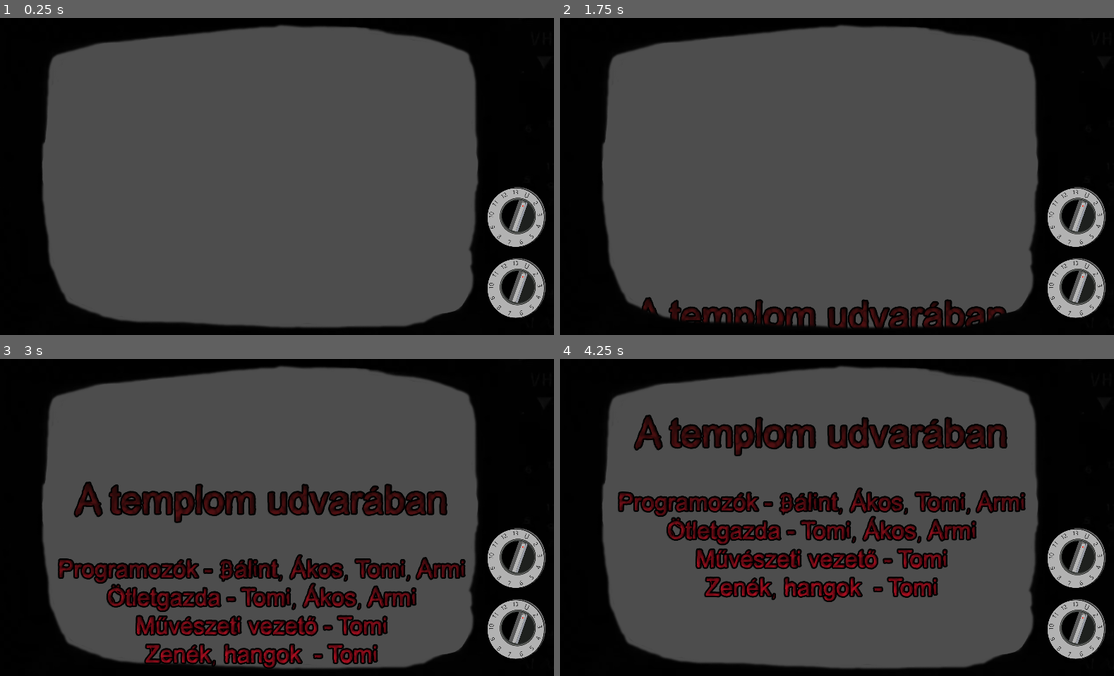
Above: before the commit, frames 1-4 (two rows, left to right).
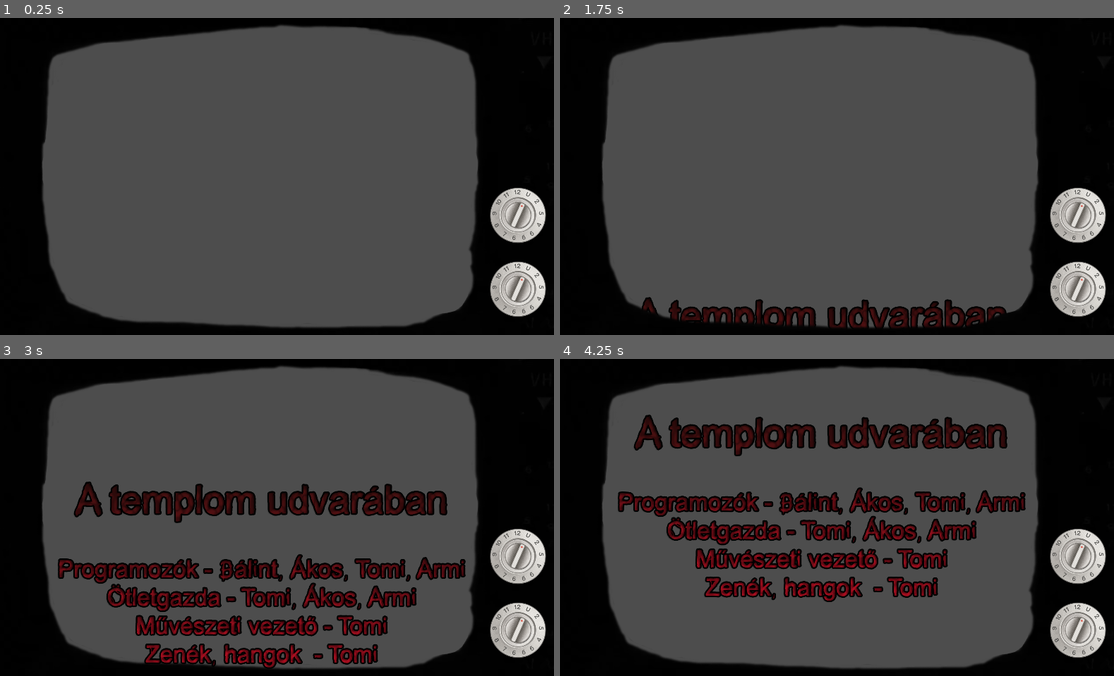
Above: after the commit, the same moments.

Repository: MotherFCKR54/The-Game
Game: Godot game, scene res://scenes/credits.tscn
Same seed, same stepped clock (60 frames per second), same inputs: the game is played once before the commit and once after it. This scene is started directly instead of the project's main scene. Video files are missing from this copy of the repository; at most half a second of black plays in their place.
Inputs (mouse positions are in pixels of both pictures, inside the frame that each line leads up to):
- Up to frame 1 (0.25 s): no input
- Up to frame 2 (1.75 s): click (1080, 214) at 0.5 s; click (1080, 287) at 1.25 s
- Up to frame 3 (3 s): move the mouse to (393, 501) at 2.02 s; hold D (Move_right) 2.03-2.75 s; click (393, 501) at 2.17 s; tap Space (Jump) at 2.27 s; drag from (160, 533) to (243, 580) at 2.77 s
- Up to frame 4 (4.25 s): move the mouse to (886, 447) at 3.52 s; hold A (Move_left) from 3.53 s (still down); click (886, 447) at 3.67 s

The runs differ from the first frame. In frame 1, 2.4% of the frame differs, in the area x 88-99%, y 53-95%; in frame 2, 2.4%; in frame 3, 2.4%; in frame 4, 2.4%.

Commit message:
tekerők
egymás agytekervényeinek a felvilágosítására

biztos sok ilyenre szó kerül majd

Diff:
--- a/the-game/scenes/credits.tscn
+++ b/the-game/scenes/credits.tscn
@@ -16,9 +16,9 @@
 [ext_resource type="AudioStream" uid="uid://hnhw6iitdklq" path="res://zenék/hattérrel.mp3" id="14_njlo3"]
 [ext_resource type="AudioStream" uid="uid://cc60cjyncqhkb" path="res://zenék/stablistahang.mp3" id="15_y6tyv"]
 [ext_resource type="Script" path="res://scenes/tekerogomb_1.gd" id="16_0r3wf"]
-[ext_resource type="Texture2D" uid="uid://b0ut7548a37yy" path="res://pictures/TEKERDCROP.png" id="17_cpthh"]
 [ext_resource type="Script" path="res://scenes/tekerogomb_2.gd" id="17_h2qmb"]
-[ext_resource type="Texture2D" uid="uid://fwwphrkpccpc" path="res://pictures/VANBELSEJEKONTORARMANDITTMOSTCOPO.png" id="18_qwds0"]
+[ext_resource type="Texture2D" uid="uid://tjahyc7s8hl8" path="res://pictures/futty2.png" id="17_wy35m"]
+[ext_resource type="Texture2D" uid="uid://ctjuv5w0jdcit" path="res://pictures/futty1.png" id="18_cqe26"]
 
 [sub_resource type="Animation" id="Animation_mon1h"]
 resource_name = "Credits roll"
@@ -174,15 +174,15 @@
 script = ExtResource("16_0r3wf")
 
 [node name="goNb1" type="Sprite2D" parent="Tekerogomb1"]
-position = Vector2(55.833, 55.833)
-scale = Vector2(0.465879, 0.465879)
-texture = ExtResource("17_cpthh")
+position = Vector2(54, 55)
+rotation = 1.36136
+texture = ExtResource("17_wy35m")
+offset = Vector2(0.822388, 1.38379)
 
 [node name="goNbMozdulatlan1" type="Sprite2D" parent="Tekerogomb1"]
 z_index = -1
-position = Vector2(48.3333, 61.6667)
-scale = Vector2(0.466, 0.466)
-texture = ExtResource("18_qwds0")
+position = Vector2(56.6668, 51.6667)
+texture = ExtResource("18_cqe26")
 
 [node name="Tekerogomb2" type="TextureButton" parent="."]
 z_index = 3
@@ -194,15 +194,15 @@
 script = ExtResource("17_h2qmb")
 
 [node name="goNb2" type="Sprite2D" parent="Tekerogomb2"]
-position = Vector2(55.833, 55.833)
-scale = Vector2(0.466, 0.466)
-texture = ExtResource("17_cpthh")
+position = Vector2(54, 65)
+rotation = 1.36136
+texture = ExtResource("17_wy35m")
+offset = Vector2(0.4104, 1.12854)
 
 [node name="goNbMozdulatlan2" type="Sprite2D" parent="Tekerogomb2"]
 z_index = -1
-position = Vector2(48.3334, 61.6667)
-scale = Vector2(0.466, 0.466)
-texture = ExtResource("18_qwds0")
+position = Vector2(56.667, 61.667)
+texture = ExtResource("18_cqe26")
 
 [connection signal="mouse_entered" from="TextureButton" to="TextureButton" method="_on_mouse_entered"]
 [connection signal="mouse_exited" from="TextureButton" to="TextureButton" method="_on_mouse_exited"]
--- a/the-game/scenes/tekerogomb_1.gd
+++ b/the-game/scenes/tekerogomb_1.gd
@@ -1,6 +1,6 @@
 extends TextureButton
 
-var angle := 0.0
+var angle := 78.0
 var dragging := false
 
 func _gui_input(event):
@@ -8,6 +8,6 @@
 		if event.button_index == MOUSE_BUTTON_LEFT:
 			dragging = event.pressed  # Only drag if pressed inside the button
 	elif event is InputEventMouseMotion and dragging:
-		var delta_angle = event.relative.x * 0.5
-		angle += delta_angle
+		var delta_angle = event.relative.y * -0.5
+		angle = clamp(angle + delta_angle, 78, 413)
 		$goNb1.rotation_degrees = angle
--- a/the-game/scenes/tekerogomb_2.gd
+++ b/the-game/scenes/tekerogomb_2.gd
@@ -1,6 +1,6 @@
 extends TextureButton
 
-var angle := 0.0
+var angle := 78.0
 var dragging := false
 
 func _gui_input(event):
@@ -8,6 +8,6 @@
 		if event.button_index == MOUSE_BUTTON_LEFT:
 			dragging = event.pressed  # Only drag if pressed inside the button
 	elif event is InputEventMouseMotion and dragging:
-		var delta_angle = event.relative.x * 0.5
-		angle += delta_angle
+		var delta_angle = event.relative.y * -0.5
+		angle = clamp(angle + delta_angle, 78, 413)
 		$goNb2.rotation_degrees = angle
Binary file added: the-game/pictures/futty1.png
Not shown, added: the-game/pictures/futty1.png.import
Binary file added: the-game/pictures/futty2.png
Not shown, added: the-game/pictures/futty2.png.import
Not shown: 1 places in the-game/scenes/beállítások.tscn that only renumber resources
